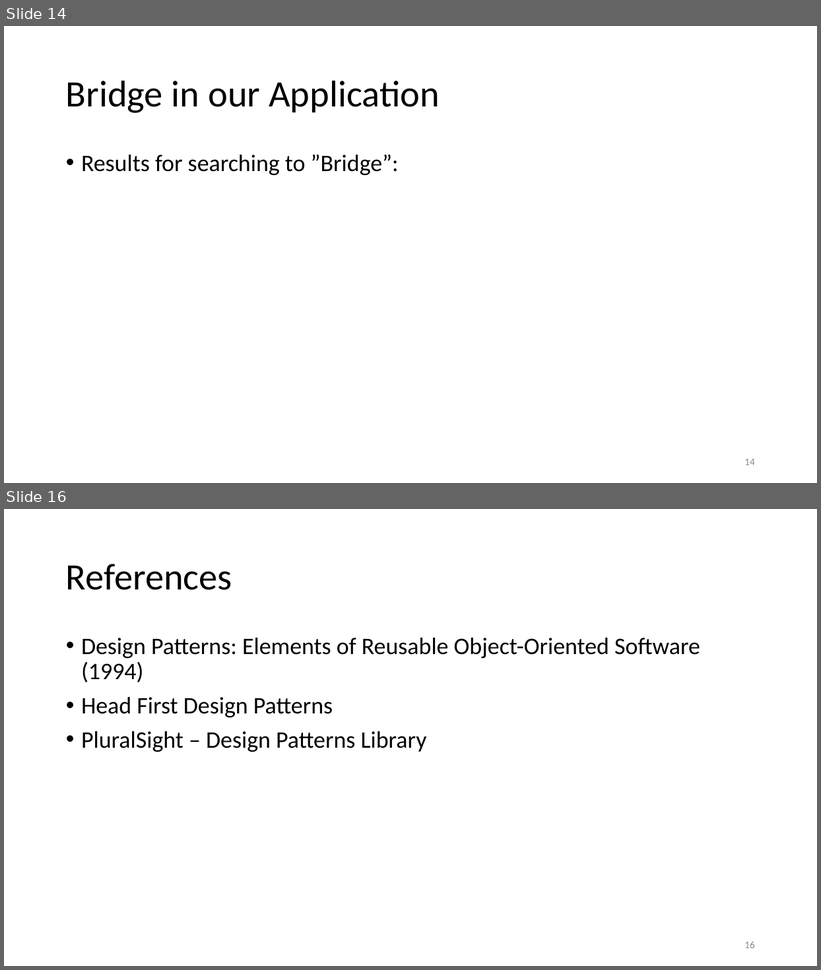
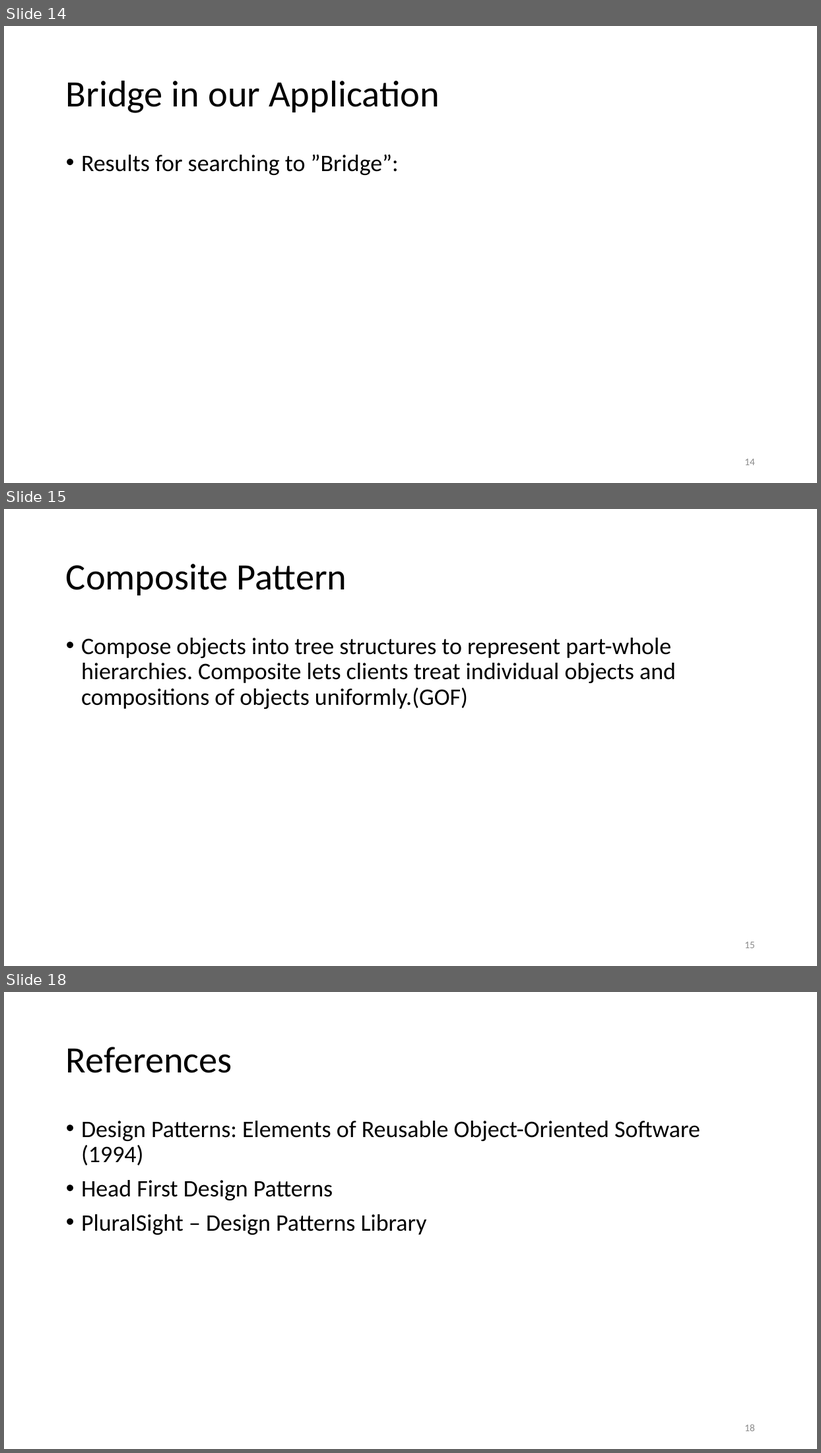
Before and after one commit to esziger/design_patterns, a slide deck: DP02_Bridge_Pattern.pptx. Shown one above the other, each under a label of ours: slides 14 and 16 before the commit, slides 14, 15 and 18 after it; the slides between them are not shown. The pictures are 821x970 and 821x1453 pixels, drawn with LibreOffice and Linux fonts; fonts in the diff are those of the drawing. Boxes give left, top, right and bottom in pixels: in the first picture for what was removed or moved away, otherwise in the second. Text is boxed around its words. In the diff, an @@ line names an element or a change of style, - is before the commit and + after.

Commit message:
ppt updated

```diff
--- a/DP02_Bridge_Pattern.pptx
+++ b/DP02_Bridge_Pattern.pptx
@@ slide 15 added at (4,509,817,966), background #FFFFFF @@
@@ title added at (66,564,347,595), 44 pt, text #000000 @@
+Composite Pattern
@@ text added at (81,638,676,709), 28 pt, text #000000 @@
+• Compose objects into tree structures to represent part-whole hierarchies. Composite lets clients treat individual objects and compositions of objects uniformly.(GOF)
@@ page number added at (745,942,755,949), 12 pt, text #8C8C8C @@
+15
@@ what was slide 16 is now slide 18 @@
@@ page number at (745,1424,755,1432): text changed @@
-16
+18
```
Also in this commit, not shown: 2 other slides added, 1 slide removed.
